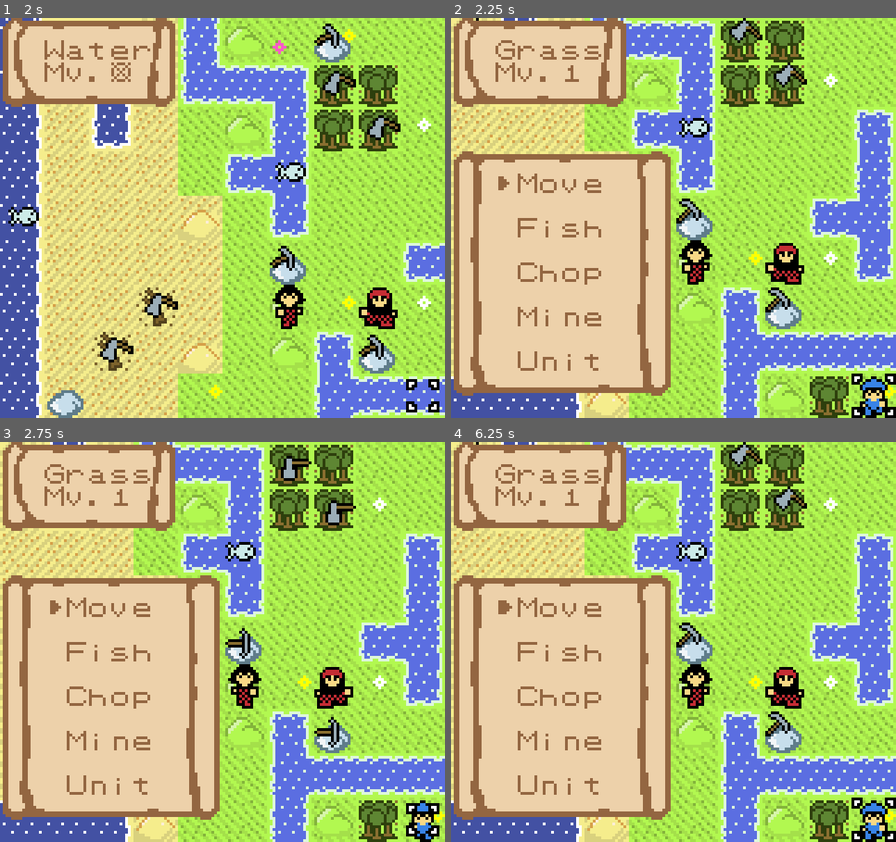
Above: before the commit, frames 1-4 (two rows, left to right).
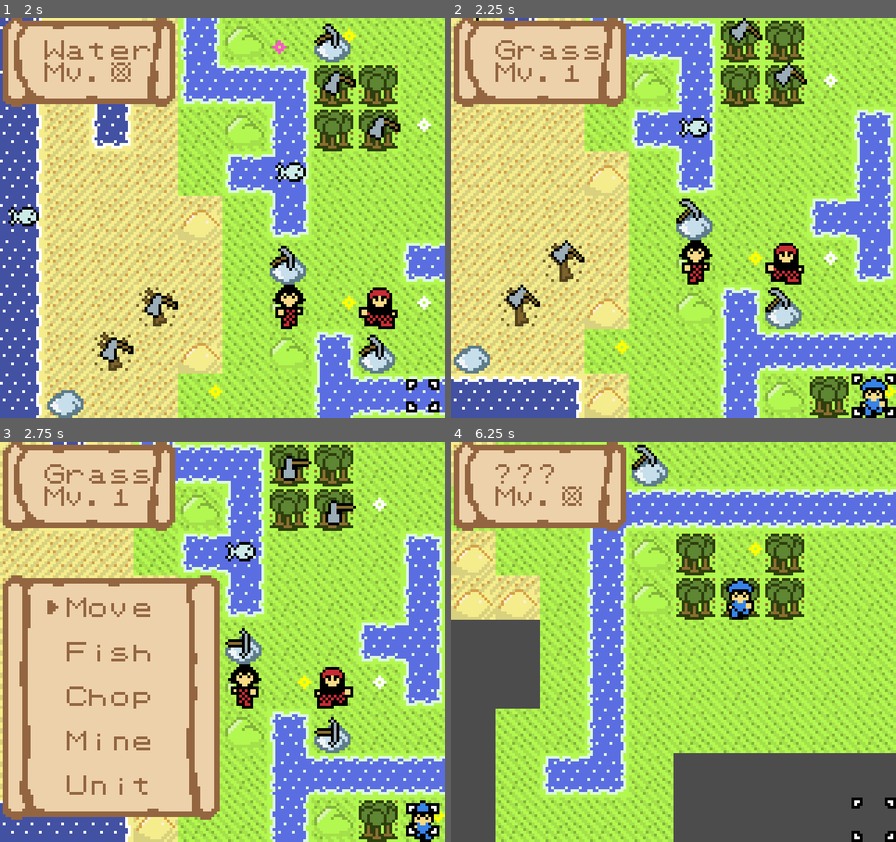
Above: after the commit, the same moments.

Repository: SummonerL/GuildBuilders
Game: Godot game, scene res://Scenes/Overworld/Overworld_Scene.tscn
Same seed, same stepped clock (60 frames per second), same inputs: the game is played once before the commit and once after it. Sound files missing from this copy of the repository are replaced by a short silence.
Inputs:
- Up to frame 1 (2 s): tap Enter (ui_accept) at 0.5, 0.77, 0.8, 1.07, 1.35, 1.52, 1.82 s; hold Right (ui_right) 0.53-1.28 s; hold Tab (ui_focus_next) 0.53-1.28 s; hold Down (ui_down) from 1.28 s (still down); tap Tab (ui_focus_next) at 1.55 s
- Up to frame 2 (2.25 s): release Down (ui_down) at 2.03 s; hold Right (ui_right) from 2.03 s (still down); hold Tab (ui_focus_next) from 2.03 s (still down)
- Up to frame 3 (2.75 s): keep holding Right (ui_right); keep holding Tab (ui_focus_next); tap Enter (ui_accept) at 2.3 s
- Up to frame 4 (6.25 s): release Right (ui_right) at 2.78 s; release Tab (ui_focus_next) at 2.78 s; hold Up (ui_up) 2.78-3.53 s; tap Tab (ui_focus_next) at 2.85, 4.35, 6.05 s; tap Enter (ui_accept) at 3.02, 3.32, 4.52, 4.82, 5.3, 5.85, 6.02 s; hold Enter (ui_accept) 3.53-4.28 s; hold Left (ui_left) 3.53-5.03 s; hold Down (ui_down) 5.03-5.78 s; hold Tab (ui_focus_next) 5.03-5.78 s; hold Right (ui_right) from 5.78 s (still down)

Frame 1 is identical in both runs. In frame 2, 29% of the frame differs, in the area x 0-50%, y 33-95%; in frame 3, 0.2%; in frame 4, 70%, in the area x 0-100%, y 0-100%.

Commit message:
finished basic action selection window

Diff:
--- a/Entities/HUD/Letters_Symbols/Letters_Symbols.gd
+++ b/Entities/HUD/Letters_Symbols/Letters_Symbols.gd
@@ -12,10 +12,10 @@
 const DIALOGUE_HEIGHT = 48
 const DIALOGUE_WIDTH = 160
 
-onready var tileMap = get_node("TileMap")
-onready var arrowDownSprite = get_node("Arrow_Down_Sprite")
-onready var arrowRightSprite = get_node("Arrow_Right_Sprite")
-onready var dialogueSound = get_node("Dialogue_Sound")
+onready var tile_map = get_node("TileMap")
+onready var arrow_down_sprite = get_node("Arrow_Down_Sprite")
+onready var arrow_right_sprite = get_node("Arrow_Right_Sprite")
+onready var dialogue_sound = get_node("Dialogue_Sound")
 
 var tileSet
 var currentTime = 0
@@ -29,7 +29,7 @@
 
 
 func setTextCell(letterSymbol, pos, timer = null, sound = true):
-	tileMap.set_cellv(pos, tileSet.find_tile_by_name("LS_Code_" + String(letterSymbol.ord_at(0))))
+	tile_map.set_cellv(pos, tileSet.find_tile_by_name("LS_Code_" + String(letterSymbol.ord_at(0))))
 
 	# if there is a timer, stop it
 	if (timer):
@@ -37,13 +37,13 @@
 
 	# play the dialogue sound
 	if (sound):
-		dialogueSound.play()
+		dialogue_sound.play()
 
 func letters_symbols_init():
-	tileSet = tileMap.get_tileset()
+	tileSet = tile_map.get_tileset()
 
 	# position arrow down sprite
-	arrowDownSprite.position = Vector2(constants.SCREEN_WIDTH - (DIA_TILE_WIDTH*3), constants.SCREEN_HEIGHT - (DIA_TILE_HEIGHT*2))
+	arrow_down_sprite.position = Vector2(constants.SCREEN_WIDTH - (DIA_TILE_WIDTH*3), constants.SCREEN_HEIGHT - (DIA_TILE_HEIGHT*2))
 
 func startArrowDownTimer():
 	var downArrowTimer = Timer.new()
@@ -53,19 +53,23 @@
 	downArrowTimer.start()
 
 func showArrowDown(downArrowTimer):
-	arrowDownSprite.visible = true
+	arrow_down_sprite.visible = true
 	stopTimer(downArrowTimer) # stop and remove timer
 
 func hideArrowDown():
-	arrowDownSprite.visible = false
+	arrow_down_sprite.visible = false
 
 func clearText():
-	tileMap.clear()
+	tile_map.clear()
 	hideArrowDown()
 	currentTime = 0
 
 func clear_text_non_dialogue():
-	tileMap.clear()
+	tile_map.clear()
+
+func clear_specials():
+	arrow_down_sprite.visible = false
+	arrow_right_sprite.visible = false
 
 func generateLetterSymbol(letterSymbol, pos):
 	# generate text, using a timer
@@ -87,9 +91,8 @@
 func print_special_immediately(special_symbol, pos):
 	match(special_symbol):
 		constants.SPECIAL_SYMBOLS.RIGHT_ARROW:
-			print('TRYEW')
-			arrowRightSprite.position = pos
-			arrowRightSprite.visible = true
+			arrow_right_sprite.position = pos
+			arrow_right_sprite.visible = true
 
 
 # Called when the node enters the scene tree for the first time.
--- a/Entities/HUD/Letters_Symbols/Letters_Symbols.tscn
+++ b/Entities/HUD/Letters_Symbols/Letters_Symbols.tscn
@@ -780,7 +780,6 @@
 [node name="Arrow_Right_Sprite" type="AnimatedSprite" parent="."]
 visible = false
 frames = SubResource( 3 )
-frame = 1
 speed_scale = 0.9
 playing = true
 centered = false
--- a/Entities/HUD/Selection_List.gd
+++ b/Entities/HUD/Selection_List.gd
@@ -11,6 +11,9 @@
 # the letters and symbol scene
 onready var letters_symbols_obj = preload("res://Entities/HUD/Letters_Symbols/Letters_Symbols.tscn")
 var letters_symbols_node
+
+# the change selection sound
+onready var confirm_selection_sound = get_node("Confirm_Selection_Sound")
 
 # select list is 4 tiles wide
 const SELECT_LIST_WIDTH = 5
@@ -36,8 +39,19 @@
 
 var side
 
+var dead = false
+
 # keep track of the current selection
 var current_selected_item
+var current_selected_item_index
+
+var current_selected_pos
+
+# keep track of the parent that created this selection list
+var parent
+
+# and all of the currently accessible actions
+var action_list = []
 
 # our actual selection list sprites
 onready var selection_list_1_item = get_node("List_1_Item_Sprite")
@@ -93,7 +107,8 @@
 		pass
 	pass
 
-func populate_selection_list(actions):
+func populate_selection_list(actions, caller):
+	parent = caller
 	var start_pos_x = 2
 	if (side == constants.SIDES.RIGHT):
 		start_pos_x += (constants.TILES_PER_ROW * 2) - (SELECT_LIST_WIDTH * 2)
@@ -118,16 +133,61 @@
 			start_pos_y += (constants.TILES_PER_COL * 2) - (SELECT_LIST_5_HEIGHT * 2)
 
 	# print the 'selection' icon beside the first option
+	current_selected_pos = Vector2(start_pos_x * constants.DIA_TILE_WIDTH, start_pos_y * constants.DIA_TILE_HEIGHT)
+	letters_symbols_node.print_special_immediately(constants.SPECIAL_SYMBOLS.RIGHT_ARROW, current_selected_pos)
 
-	letters_symbols_node.print_special_immediately(constants.SPECIAL_SYMBOLS.RIGHT_ARROW,
-							Vector2(start_pos_x * constants.DIA_TILE_WIDTH, start_pos_y * constants.DIA_TILE_HEIGHT))
 	start_pos_x += 1
 
 	for action in actions:
 		letters_symbols_node.print_immediately(constants.ALL_ACTION_PRETTY_NAMES[constants.ALL_ACTIONS[action]], Vector2(start_pos_x, start_pos_y))
 		start_pos_y += 2
 
+	# keep track of the currently selected item
 	current_selected_item = actions[0]
+	current_selected_item_index = 0
+
+	action_list = actions
+
 
 func _ready():
 	selection_list_init()
+
+func _input(event):
+	if (!dead):
+		# inputs for moving the selector
+		if (event.is_action_pressed("ui_down")):
+			# move the selector down
+			var num_of_actions = action_list.size()
+			if current_selected_item_index < (num_of_actions - 1): # account for 0 index
+				current_selected_item = action_list[current_selected_item_index+1]
+				current_selected_item_index += 1
+				current_selected_pos.y += constants.TILE_HEIGHT
+				letters_symbols_node.print_special_immediately(constants.SPECIAL_SYMBOLS.RIGHT_ARROW, current_selected_pos)
+		if (event.is_action_pressed("ui_up")):
+			# move the selector up
+			if current_selected_item_index > 0:
+				current_selected_item = action_list[current_selected_item_index-1]
+				current_selected_item_index -= 1
+				current_selected_pos.y -= constants.TILE_HEIGHT
+				letters_symbols_node.print_special_immediately(constants.SPECIAL_SYMBOLS.RIGHT_ARROW, current_selected_pos)
+
+		# confirm selection
+		if (event.is_action_pressed("ui_accept")):
+			parent.do_action(current_selected_item)
+
+			# play the confirmation sound
+			confirm_selection_sound.play()
+
+			# and kill ourself :(
+			selection_list_1_item.visible = false
+			selection_list_2_item.visible = false
+			selection_list_3_item.visible = false
+			selection_list_4_item.visible = false
+			selection_list_5_item.visible = false
+			letters_symbols_node.clear_text_non_dialogue()
+			letters_symbols_node.clear_specials()
+			confirm_selection_sound.connect("finished", self, "kill_select_list")
+			dead = true
+
+func kill_select_list():
+	get_parent().remove_child(self)
--- a/Entities/HUD/Selection_List.tscn
+++ b/Entities/HUD/Selection_List.tscn
@@ -6,6 +6,7 @@
 [ext_resource path="res://Sprites/hud/hud_select_list_3_item.png" type="Texture" id=4]
 [ext_resource path="res://Sprites/hud/hud_select_list_4_item.png" type="Texture" id=5]
 [ext_resource path="res://Sprites/hud/hud_select_list_1_item.png" type="Texture" id=6]
+[ext_resource path="res://Entities/HUD/Assets/Select_Arrow_Sound.wav" type="AudioStream" id=7]
 
 [node name="Selection_List" type="CanvasLayer"]
 script = ExtResource( 2 )
@@ -34,3 +35,7 @@
 visible = false
 texture = ExtResource( 3 )
 centered = false
+
+[node name="Confirm_Selection_Sound" type="AudioStreamPlayer" parent="."]
+stream = ExtResource( 7 )
+volume_db = -7.0
--- a/Entities/Player/Cursor.gd
+++ b/Entities/Player/Cursor.gd
@@ -59,7 +59,7 @@
 func select_tile():
 	# get any units on this tile
 	var unit = get_selected_tile_units()
-	if (unit != null):
+	if (unit != null && player.player_state != player.PLAYER_STATE.SELECTING_ACTION):
 		# update the player state
 		player.player_state = player.PLAYER_STATE.SELECTING_ACTION
 		cursor_reset()
@@ -69,9 +69,6 @@
 
 		# show the unit's action list
 		unit.show_action_list()
-
-		# enable the unit's movement state
-		#unit.enable_movement_state()
 
 func stop_timer():
 	cursor_timer.stop()
@@ -158,7 +155,7 @@
 			cursor_moving = true
 
 	# if the action button is pressed, we can select the tile/unit
-	if event.is_action_pressed("ui_focus_next"):
+	if event.is_action_pressed("ui_accept"):
 		# regardless of the current state, if there are any units here, we need
 		# to activate them. This allows the user to select a unit to do an action,
 	# even while they are still selecting movement for another unit
--- a/Entities/Player/Units/Unit_Class.gd
+++ b/Entities/Player/Units/Unit_Class.gd
@@ -79,7 +79,7 @@
 	camera.add_hud_item(hud_selection_list_node)
 
 	# populate the action list with the current list of actions this unit can take
-	hud_selection_list_node.populate_selection_list(current_action_list)
+	hud_selection_list_node.populate_selection_list(current_action_list, self)
 
 # reset our action list to the initial action list
 func reset_action_list():
@@ -93,6 +93,19 @@
 	# change the state
 	player.player_state = player.PLAYER_STATE.SELECTING_MOVEMENT
 	calculate_eligible_tiles()
+
+
+# this function is called once a selection is made in the selection list
+func do_action(action):
+	match (action):
+		BASIC_ACTIONS.MOVE:
+			# enable the unit's movement state
+			enable_movement_state()
+		_: #default
+			# do something
+			enable_select_tile_state()
+
+
 
 func enable_select_tile_state(timer = null):
 	player.player_state = player.PLAYER_STATE.SELECTING_TILE
Not shown, added: Entities/HUD/Assets/Select_Arrow_Sound.wav.import
Not shown: 1 places in Entities/HUD/Selection_List.tscn that only renumber resources
Not shown, removed: Entities/Player/Assets/cursor_move.wav.import
Not shown, removed: Entities/Player/Assets/cursor_move_old.wav.import
Binary file changed: Sprites/hud/letter_symbol_sheet.png
Not shown, changed: Entities/.DS_Store
Not shown, changed: Entities/HUD/.DS_Store
Not shown, added: Entities/HUD/Assets/Select_Arrow_Sound.wav
Not shown, changed: Entities/Player/.DS_Store
Not shown, changed: Entities/Player/Assets/.DS_Store
Not shown, changed: Sprites/.DS_Store
